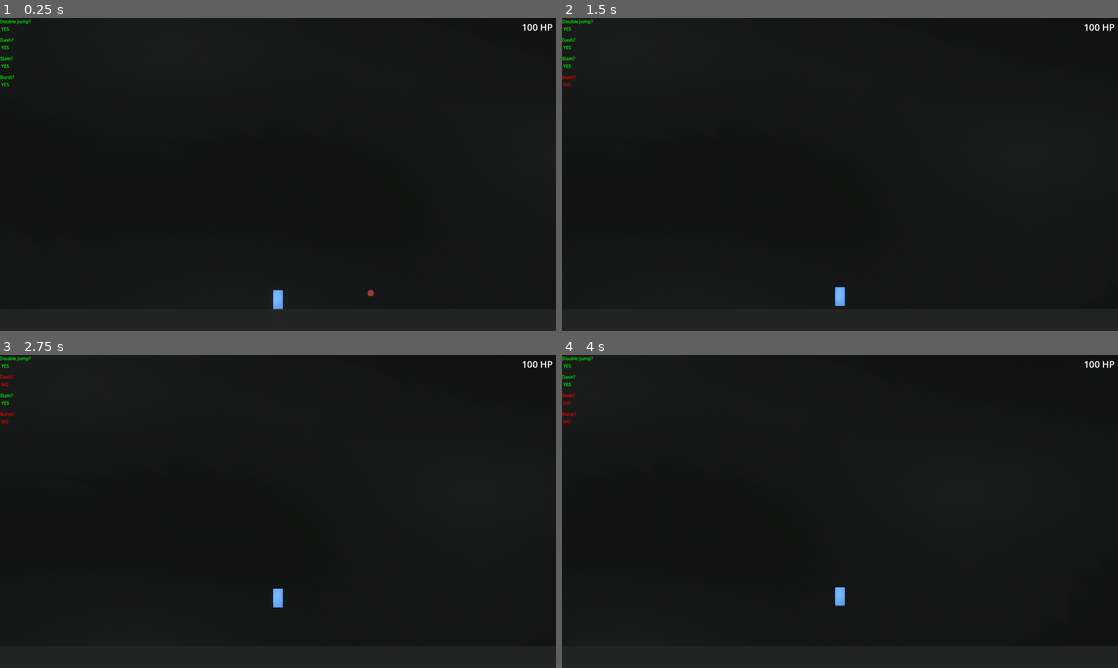
Above: before the commit, frames 1-4 (two rows, left to right).
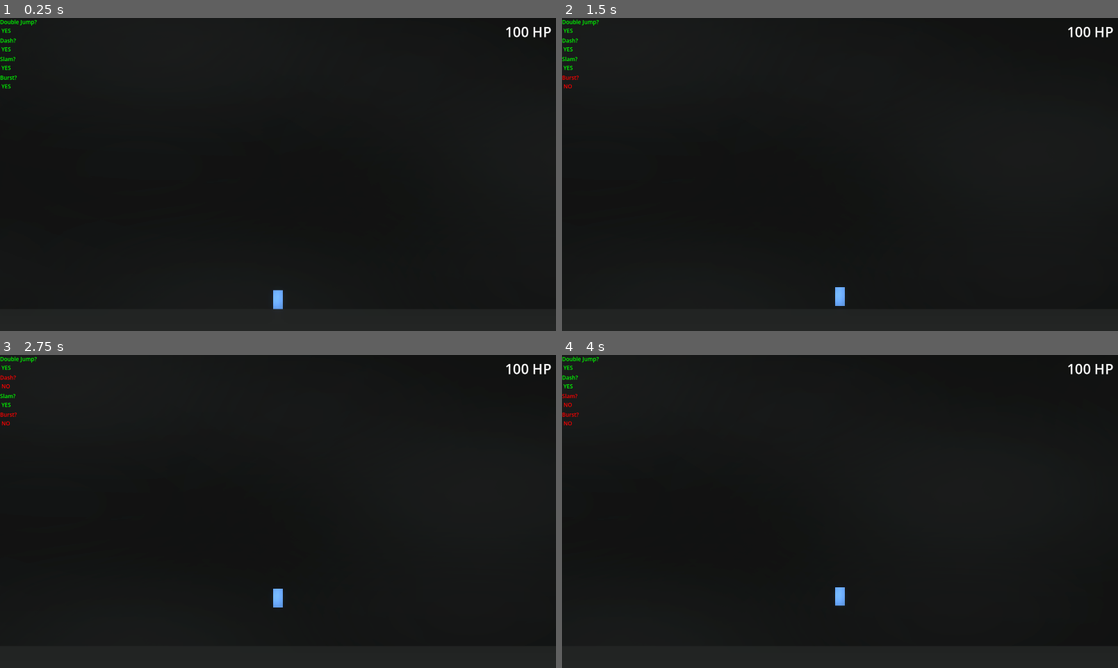
Above: after the commit, the same moments.

Repository: HeroHunterIguess/untitled-wip-game
Game: Godot game, scene res://scenes/worlds/main_world.tscn
Same seed, same stepped clock (60 frames per second), same inputs: the game is played once before the commit and once after it. The engine's default icon, where the game draws it, is replaced by a stand-in: a white triangle on a blue panel in a dark square.
Inputs (mouse positions are in pixels of both pictures, inside the frame that each line leads up to):
- Up to frame 1 (0.25 s): no input
- Up to frame 2 (1.5 s): tap Enter at 0.5 s; move the mouse to (962, 158) at 0.52 s; hold D (right) from 0.53 s (still down); tap E (air_freeze) at 0.6 s; tap Space (double jump) at 0.77 s; move the mouse to (728, 190) at 1.27 s; tap Q (burst) at 1.35 s
- Up to frame 3 (2.75 s): tap Space (double jump) at 1.52, 2 s; move the mouse to (333, 442) at 2.02 s; release D (right) at 2.03 s; hold A (left) from 2.03 s (still down); tap Shift (dash) at 2.1 s
- Up to frame 4 (4 s): tap Enter at 2.75 s; move the mouse to (812, 574) at 2.77 s; release A (left) at 2.78 s; hold D (right) from 2.78 s (still down); right-click (812, 574) at 2.85 s; tap Space (double jump) at 3.02, 3.5, 3.77 s; move the mouse to (1006, 558) at 3.52 s; tap F (ground_slam) at 3.6 s

The runs differ from the first frame. In frame 1, 0.4% of the frame differs, in the area x 0-100%, y 0-89%; in frame 2, 0.4%; in frame 3, 0.4%; in frame 4, 0.4%.

Commit message:
remove wall jumping

Diff:
--- a/scenes/ui.tscn
+++ b/scenes/ui.tscn
@@ -8,6 +8,7 @@
 [node name="double_jump_text" type="Label" parent="." unique_id=51548743]
 offset_right = 128.0
 offset_bottom = 64.0
+theme_override_font_sizes/font_size = 19
 text = "Double jump?
 YES"
 
@@ -15,6 +16,7 @@
 offset_top = 64.0
 offset_right = 128.0
 offset_bottom = 128.0
+theme_override_font_sizes/font_size = 19
 text = "Dash?
 YES"
 
@@ -22,22 +24,24 @@
 offset_top = 128.0
 offset_right = 128.0
 offset_bottom = 192.0
+theme_override_font_sizes/font_size = 19
 text = "Slam?
 YES"
 
 [node name="burst_text" type="Label" parent="." unique_id=1559196530]
 offset_top = 192.0
 offset_right = 128.0
-offset_bottom = 256.0
+offset_bottom = 279.0
+theme_override_font_sizes/font_size = 19
 text = "Burst?
 YES
 "
 
 [node name="health" type="Label" parent="." unique_id=1628544038]
-offset_left = 1792.0
+offset_left = 1728.0
 offset_right = 1920.0
-offset_bottom = 64.0
-theme_override_font_sizes/font_size = 32
+offset_bottom = 96.0
+theme_override_font_sizes/font_size = 48
 text = "100 HP"
 horizontal_alignment = 1
 vertical_alignment = 1
--- a/scenes/worlds/main_world.tscn
+++ b/scenes/worlds/main_world.tscn
@@ -5,7 +5,6 @@
 [ext_resource type="PackedScene" uid="uid://cg767ovvy5ane" path="res://scenes/player.tscn" id="4_hvjhl"]
 [ext_resource type="Texture2D" uid="uid://t4u1iarf7l71" path="res://art/backgrounds/background.png" id="5_y1qdg"]
 [ext_resource type="Texture2D" uid="uid://bkmlc24e32ogs" path="res://art/objects_characters/ground_square.png" id="6_aqpkv"]
-[ext_resource type="PackedScene" uid="uid://do4q7gbj58ics" path="res://scenes/objects/health_pickup.tscn" id="6_hvjhl"]
 
 [sub_resource type="Environment" id="Environment_y1qdg"]
 background_mode = 3
@@ -97,6 +96,3 @@
 position = Vector2(4440, 87.99999)
 scale = Vector2(4.7200003, 5.6800003)
 texture = ExtResource("6_aqpkv")
-
-[node name="health_pickup" parent="." unique_id=1357647121 instance=ExtResource("6_hvjhl")]
-position = Vector2(2320, 520)
--- a/scripts/game/player.gd
+++ b/scripts/game/player.gd
@@ -131,7 +131,7 @@
 		if coyote_timer < 0:
 			coyote_timer = 0.0
 
-	if (is_on_floor() || coyote_timer > 0) || (is_on_wall() && velocity.y >= 0 && !is_on_floor()):
+	if is_on_floor() || coyote_timer > 0:
 		can_jump = true
 	else:
 		can_jump = false
